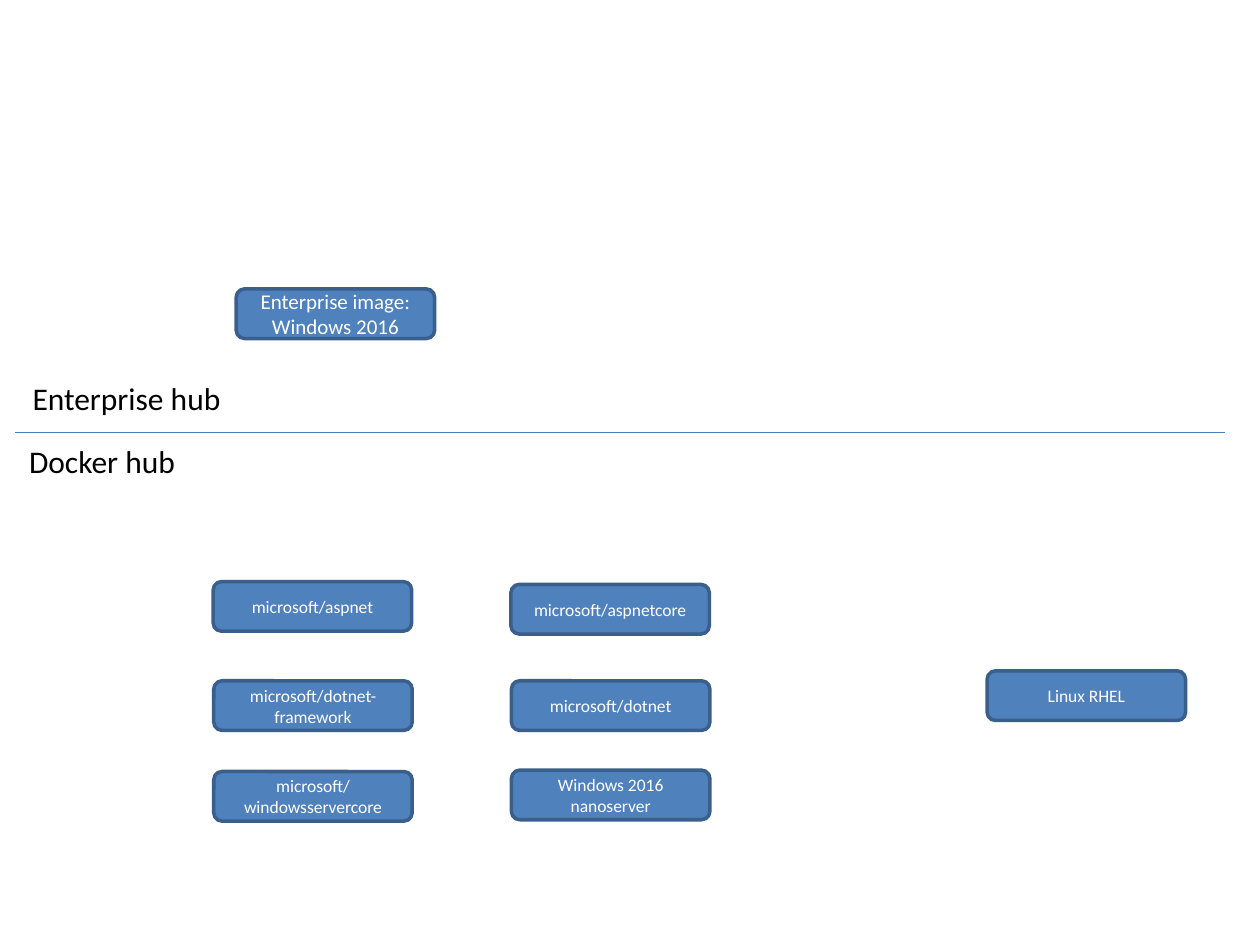
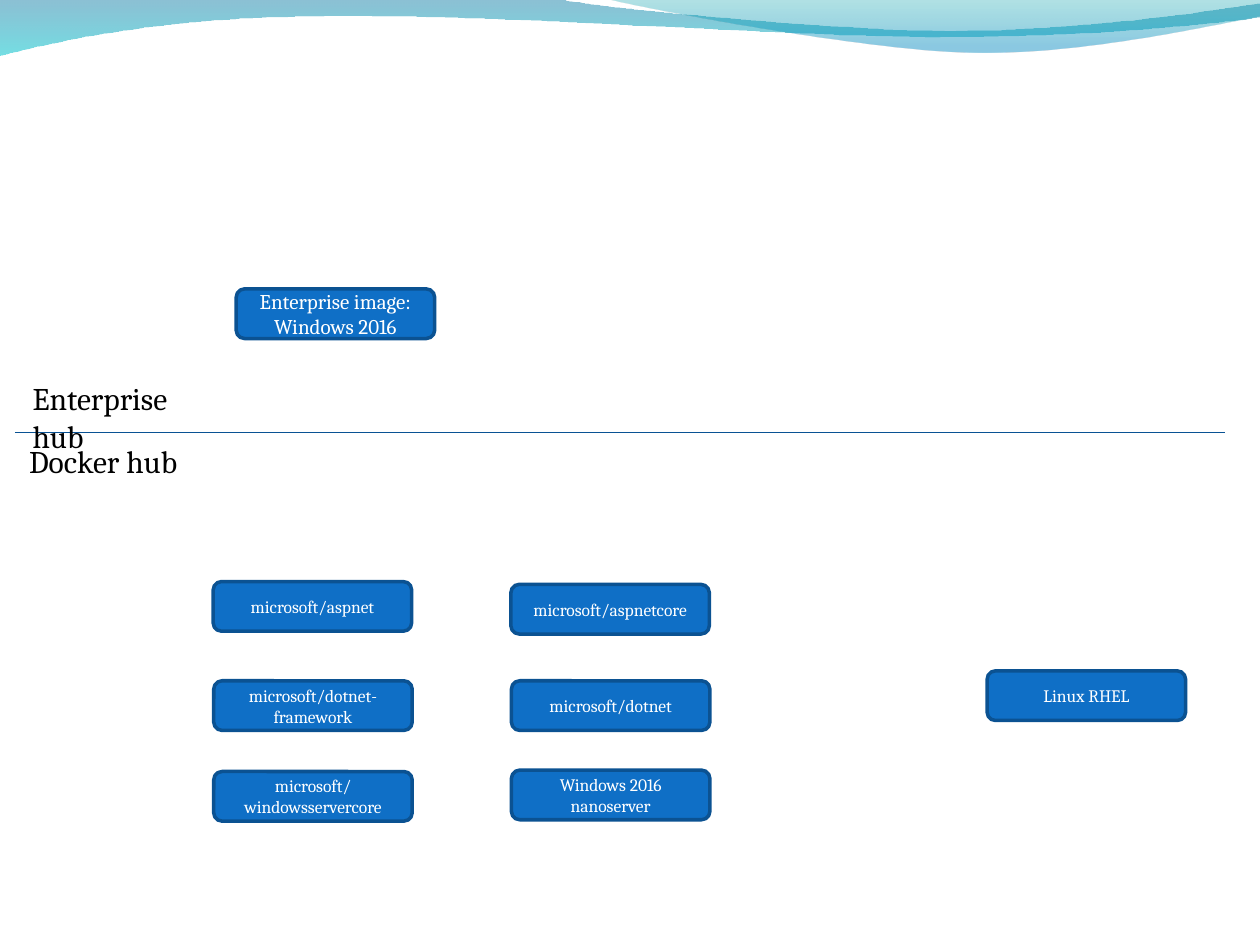
Before and after one commit to ygo74/microsvc, a slide deck: slide 9 of Documentation/Container Architecture.pptx (slide 3 before the commit). Drawn at 1260x945 pixels with LibreOffice and Linux fonts; fonts in the diff are those of the drawing; background and template pictures are left out. Boxes give left, top, right and bottom in pixels: in the first picture for what was removed or moved away, otherwise in the second. Text is boxed around its words. In the diff, an @@ line names an element or a change of style, - is before the commit and + after.

Commit message:
add slide
add slide

```diff
--- a/Documentation/Container Architecture.pptx
+++ b/Documentation/Container Architecture.pptx
@@ freeform shape added at [0, 0, 1260, 55], fill gradient #0074A1 to #00C6CF @@
@@ freeform shape added at [604, 0, 1260, 55], fill gradient #00A1A9 to #008BBF @@
@@ text "Enterprise hub" at [33, 389, 168, 456]: font Calibri to Cambria @@
@@ line (15, 433) - (1225, 433): stroke #4B7EBC 0.75 pt to #095295 0.75 pt @@
@@ text "Docker hub" at [29, 444, 177, 474]: font Calibri to Cambria @@
@@ font Calibri to Cambria; fill #4F81BD to #0F6FC6; outline #3A5F8C 2 pt to #0B5292 2 pt in 8 elements at [214, 771, 412, 820], [987, 670, 1184, 719], [237, 289, 435, 338], [512, 770, 709, 819], [214, 680, 412, 730], [213, 582, 411, 631], [512, 585, 709, 634], [512, 680, 709, 730] @@
```
Also in this commit, not shown: 9 other slides changed, 7 slides added, 1 slide removed.
